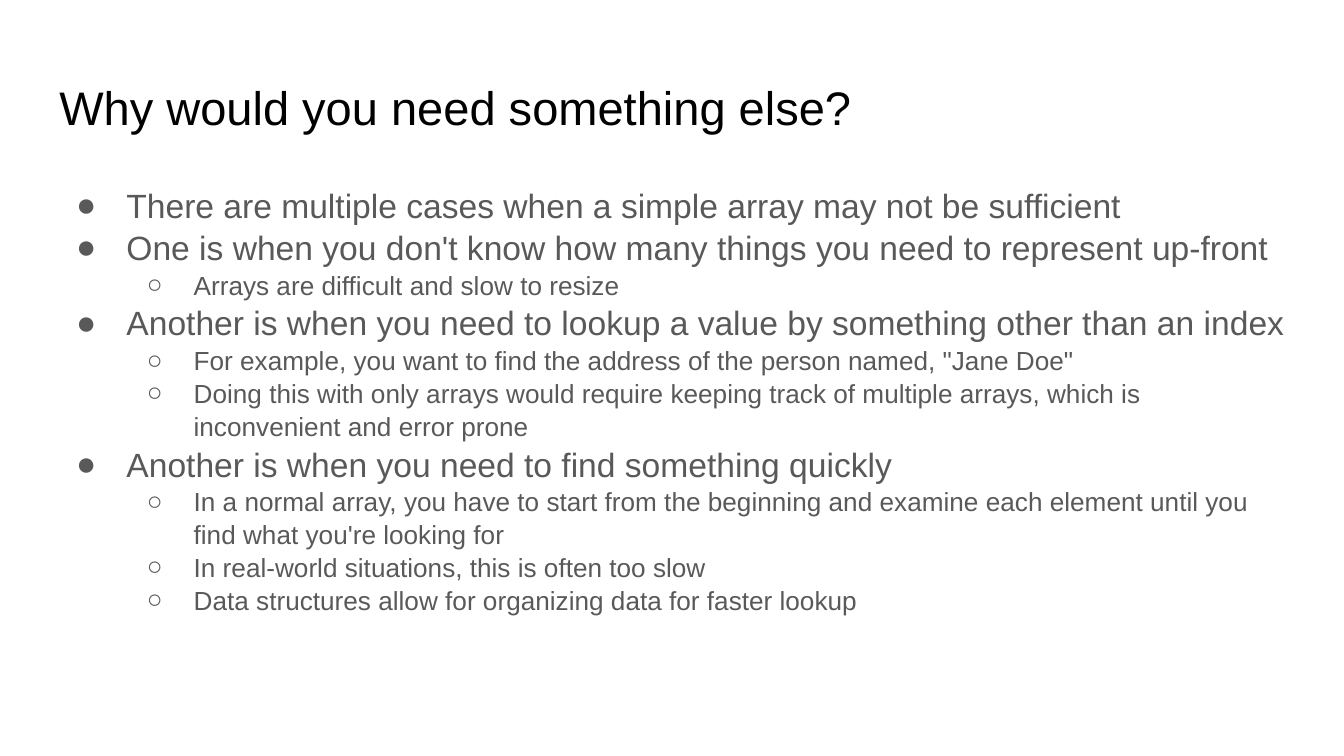
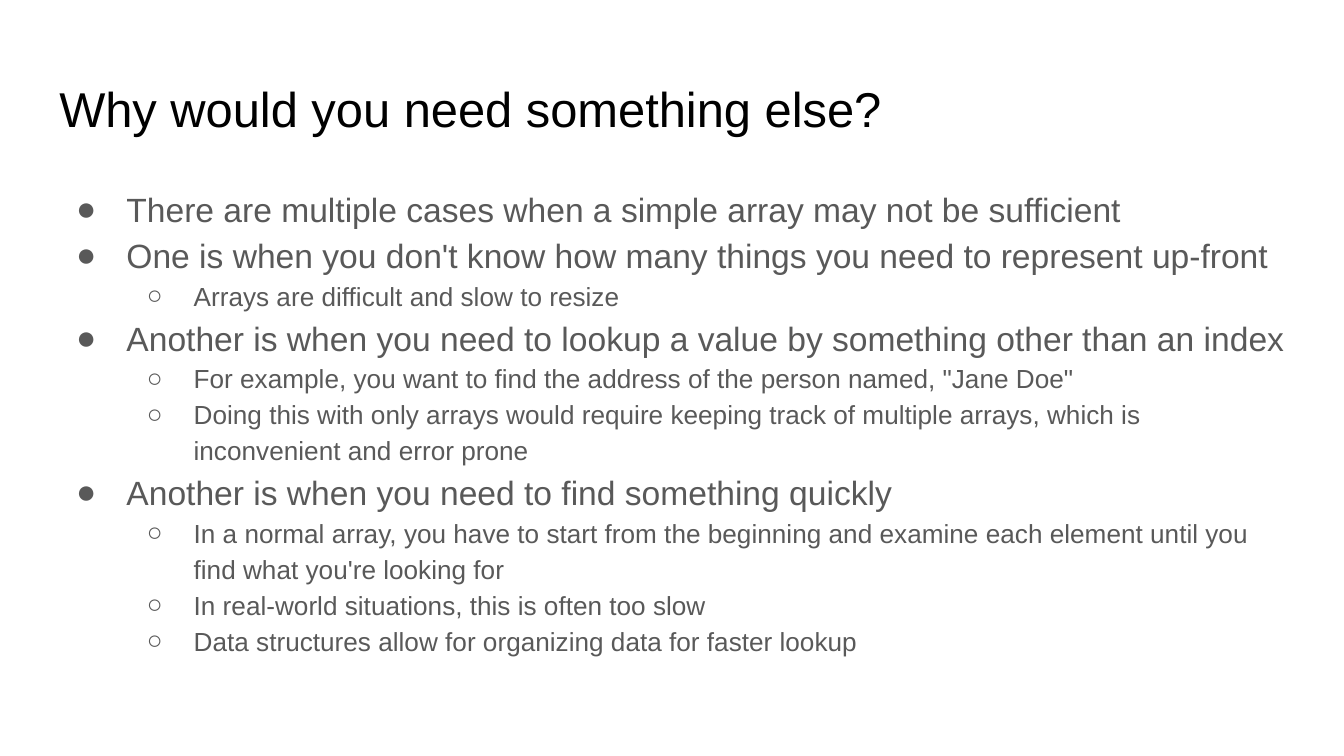
Before and after one commit to brian-card/data-structures, a slide deck: slide 3 of Data Structures in C.pptx. Drawn at 1344x756 pixels with LibreOffice and Linux fonts; fonts in the diff are those of the drawing. Boxes give left, top, right and bottom in pixels: in the first picture for what was removed or moved away, otherwise in the second. Text is boxed around its words. In the diff, an @@ line names an element or a change of style, - is before the commit and + after.

```diff
--- a/Data Structures in C.pptx
+++ b/Data Structures in C.pptx
@@ title "Why would you need something ..." at bbox=[59, 91, 882, 137]: size 25.2 to 26.2 pt @@
@@ text "There are multiple cases when ..." at bbox=[126, 197, 1284, 657]: line spacing 1.05 to 1.15 @@
```
Also in this commit, not shown: 6 other slides changed.
